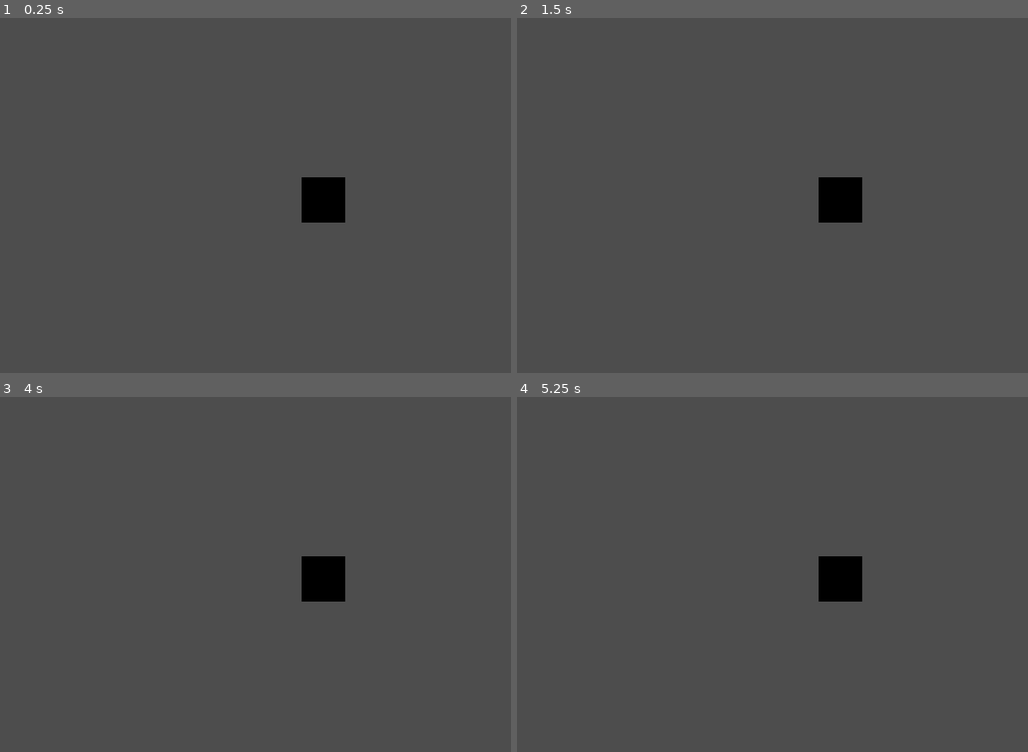
Above: before the commit, frames 1-4 (two rows, left to right).
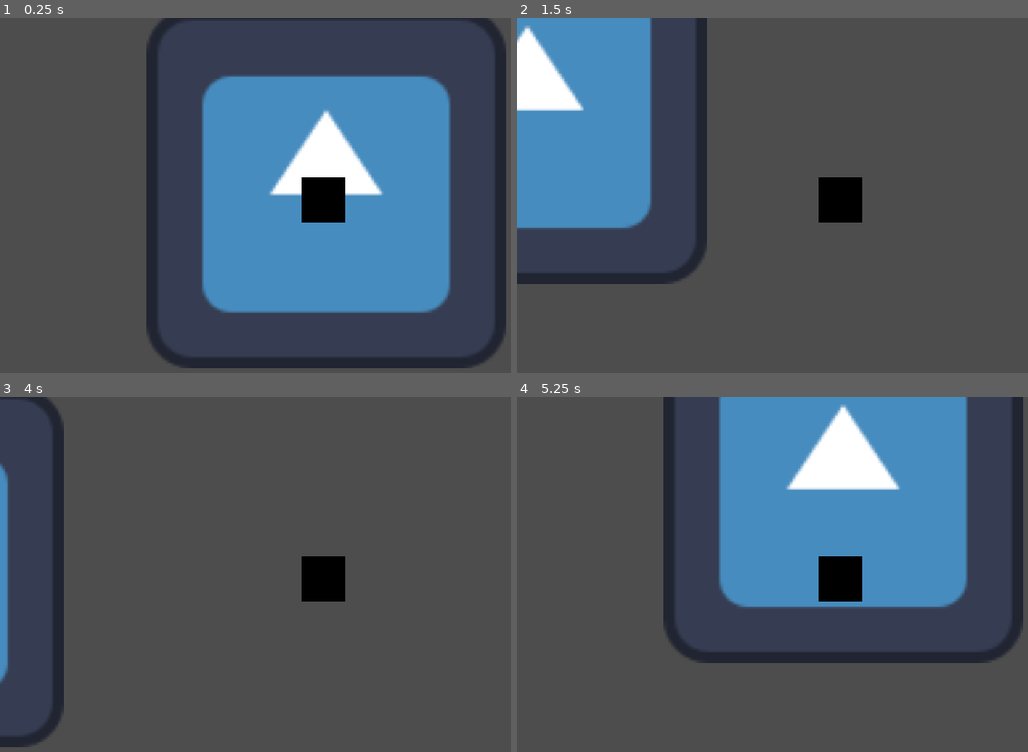
Above: after the commit, the same moments.

Repository: NoRainRawro811/godotTeamProject
Game: Godot game, scene res://Scenes/main.tscn
Two runs of this game, one before a commit and one after it. Both use one fixed random seed, a clock stepped at 60 frames per second and the inputs below. The engine's default icon, where the game draws it, is replaced by a stand-in: a white triangle on a blue panel in a dark square.
Inputs:
- Up to frame 1 (0.25 s): no input
- Up to frame 2 (1.5 s): tap Enter at 0.5 s; hold Right (ui_right) 0.53-1.28 s; hold Down (move_down, bound only after the commit) from 1.28 s (still down)
- Up to frame 3 (4 s): release Down (move_down, bound only after the commit) at 2.03 s; hold Right (ui_right) 2.03-2.78 s; tap Space at 2.75 s; hold Up (move_up, bound only after the commit) 2.78-3.53 s; tap Enter at 3.5 s; hold Left (ui_left) from 3.53 s (still down)
- Up to frame 4 (5.25 s): release Left (ui_left) at 5.03 s; hold Down (move_down, bound only after the commit) from 5.03 s (still down)

The runs differ from the first frame. In frame 1, 39% of the frame differs, in the area x 28-100%, y 0-99%; in frame 2, 19%; in frame 3, 3.8%; in frame 4, 34%.

Commit message:
MOVEMENT FINALLY WORKS!!!

Diff:
--- a/godotStuff/team-rpg/Scenes/main.tscn
+++ b/godotStuff/team-rpg/Scenes/main.tscn
@@ -1,8 +1,13 @@
 [gd_scene format=3 uid="uid://2le6r2vrt3gh"]
 
+[ext_resource type="Texture2D" uid="uid://dpxjnadj4ecw6" path="res://icon.svg" id="1_bo1nx"]
 [ext_resource type="PackedScene" uid="uid://rsvs6agxebph" path="res://Scenes/player.tscn" id="1_jjgbg"]
 
 [node name="Main" type="Node2D" unique_id=1908252971]
+
+[node name="Icon" type="Sprite2D" parent="." unique_id=985594076]
+position = Vector2(1, -4)
+texture = ExtResource("1_bo1nx")
 
 [node name="player" parent="." unique_id=1748482633 instance=ExtResource("1_jjgbg")]
 
--- a/godotStuff/team-rpg/Scripts/character_body_2d.gd
+++ b/godotStuff/team-rpg/Scripts/character_body_2d.gd
@@ -1,16 +1,17 @@
 extends CharacterBody2D
 
 
-const SPEED = 300.0
+const SPEED = 150.0
 
 
-func _physics_process(delta: float) -> void:
+func _physics_process(_delta: float) -> void:
 	# Get the input direction and handle the movement/deceleration.
 	# As good practice, you should replace UI actions with custom gameplay actions.
-	var direction := Input.get_axis("ui_left", "ui_right")
+	var axis_x := Input.get_axis("move_left", "move_right")
+	var axis_y := Input.get_axis("move_up", "move_down")
+	var direction = Vector2(axis_x, axis_y).normalized()
 	if direction:
-		velocity.x = direction * SPEED
+		velocity = direction * SPEED
 	else:
-		velocity.x = move_toward(velocity.x, 0, SPEED)
-
+		velocity = velocity.move_toward(Vector2.ZERO, SPEED)
 	move_and_slide()
--- a/godotStuff/team-rpg/project.godot
+++ b/godotStuff/team-rpg/project.godot
@@ -24,6 +24,44 @@
 
 project/assembly_name="TeamRPG"
 
+[input]
+
+move_right={
+"deadzone": 0.2,
+"events": [Object(InputEventKey,"resource_local_to_scene":false,"resource_name":"","device":-1,"window_id":0,"alt_pressed":false,"shift_pressed":false,"ctrl_pressed":false,"meta_pressed":false,"pressed":false,"keycode":0,"physical_keycode":4194321,"key_label":0,"unicode":0,"location":0,"echo":false,"script":null)
+]
+}
+move_left={
+"deadzone": 0.2,
+"events": [Object(InputEventKey,"resource_local_to_scene":false,"resource_name":"","device":-1,"window_id":0,"alt_pressed":false,"shift_pressed":false,"ctrl_pressed":false,"meta_pressed":false,"pressed":false,"keycode":0,"physical_keycode":4194319,"key_label":0,"unicode":0,"location":0,"echo":false,"script":null)
+]
+}
+move_up={
+"deadzone": 0.2,
+"events": [Object(InputEventKey,"resource_local_to_scene":false,"resource_name":"","device":-1,"window_id":0,"alt_pressed":false,"shift_pressed":false,"ctrl_pressed":false,"meta_pressed":false,"pressed":false,"keycode":0,"physical_keycode":4194320,"key_label":0,"unicode":0,"location":0,"echo":false,"script":null)
+]
+}
+move_down={
+"deadzone": 0.2,
+"events": [Object(InputEventKey,"resource_local_to_scene":false,"resource_name":"","device":-1,"window_id":0,"alt_pressed":false,"shift_pressed":false,"ctrl_pressed":false,"meta_pressed":false,"pressed":false,"keycode":0,"physical_keycode":4194322,"key_label":0,"unicode":0,"location":0,"echo":false,"script":null)
+]
+}
+Select={
+"deadzone": 0.2,
+"events": [Object(InputEventKey,"resource_local_to_scene":false,"resource_name":"","device":-1,"window_id":0,"alt_pressed":false,"shift_pressed":false,"ctrl_pressed":false,"meta_pressed":false,"pressed":false,"keycode":0,"physical_keycode":90,"key_label":0,"unicode":122,"location":0,"echo":false,"script":null)
+]
+}
+Cancel={
+"deadzone": 0.2,
+"events": [Object(InputEventKey,"resource_local_to_scene":false,"resource_name":"","device":-1,"window_id":0,"alt_pressed":false,"shift_pressed":false,"ctrl_pressed":false,"meta_pressed":false,"pressed":false,"keycode":0,"physical_keycode":88,"key_label":0,"unicode":120,"location":0,"echo":false,"script":null)
+]
+}
+Inventory={
+"deadzone": 0.2,
+"events": [Object(InputEventKey,"resource_local_to_scene":false,"resource_name":"","device":-1,"window_id":0,"alt_pressed":false,"shift_pressed":false,"ctrl_pressed":false,"meta_pressed":false,"pressed":false,"keycode":0,"physical_keycode":67,"key_label":0,"unicode":99,"location":0,"echo":false,"script":null)
+]
+}
+
 [physics]
 
 3d/physics_engine="Jolt Physics"
